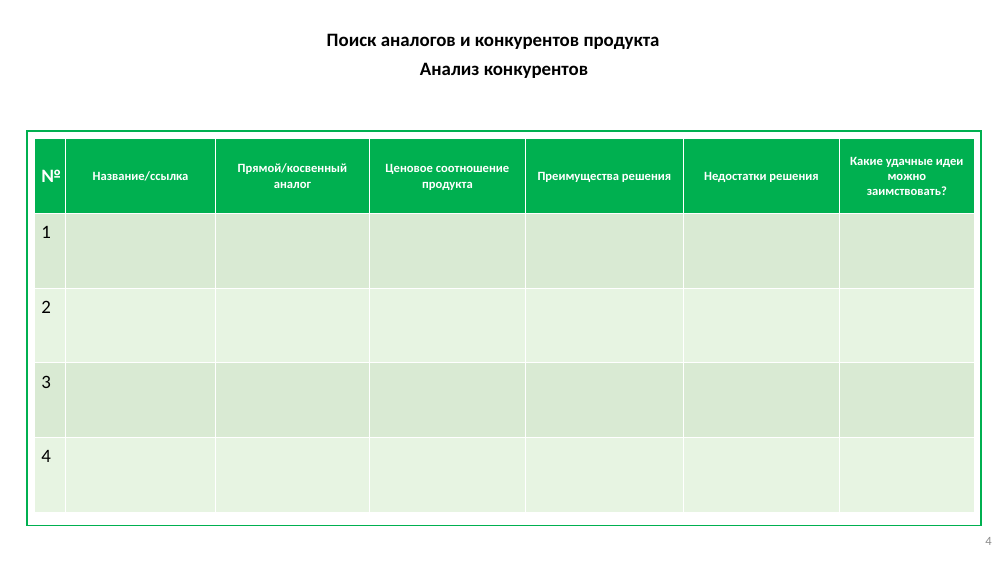
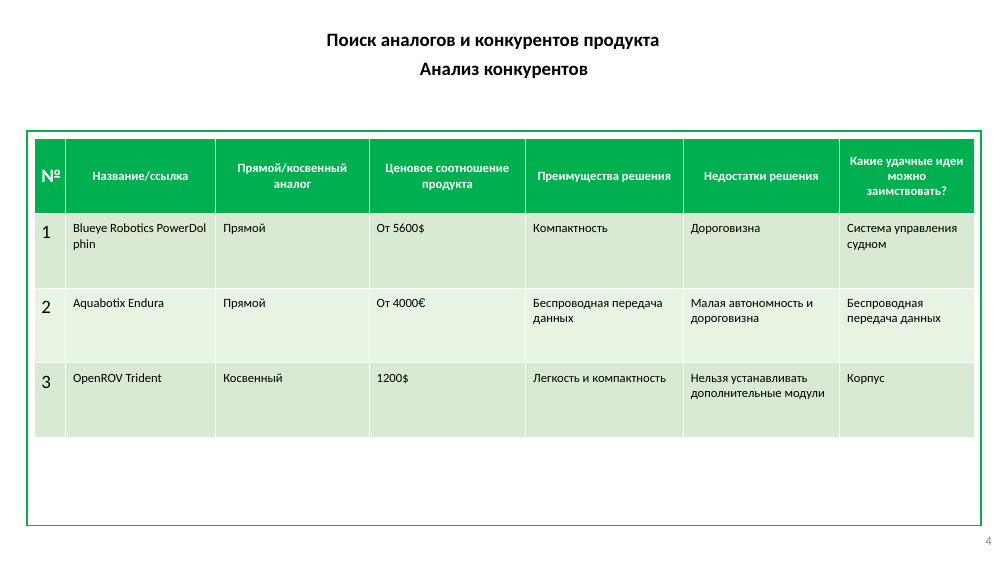
Before and after one commit to dimkashelk/underwater_dron, a slide deck: slide 4 of documents/entity/4_Образ_проекта.pptx. Drawn at 1008x567 pixels with LibreOffice and Linux fonts; fonts in the diff are those of the drawing; background and template pictures are left out. Boxes give left, top, right and bottom in pixels: in the first picture for what was removed or moved away, otherwise in the second. Text is boxed around its words. In the diff, an @@ line names an element or a change of style, - is before the commit and + after.

```diff
--- a/documents/entity/4_Образ_проекта.pptx
+++ b/documents/entity/4_Образ_проекта.pptx
@@ table at box(34, 139, 975, 438) @@
-row 2: 1 |  |  |  |  |  | 
-row 3: 2 |  |  |  |  |  | 
-row 4: 3 |  |  |  |  |  | 
-row 5: 4 |  |  |  |  |  | 
+row 2: 1 | Blueye Robotics PowerDolphin | Прямой | От 5600$ | Компактность | Дороговизна | Система управления судном
+row 3: 2 | Aquabotix Endura | Прямой | От 4000€ | Беспроводная передача данных | Малая автономность и дороговизна | Беспроводная передача данных
+row 4: 3 | OpenROV Trident | Косвенный | 1200$ | Легкость и компактность | Нельзя устанавливать дополнительные модули | Корпус
```
Also in this commit, not shown: 2 other slides changed.
